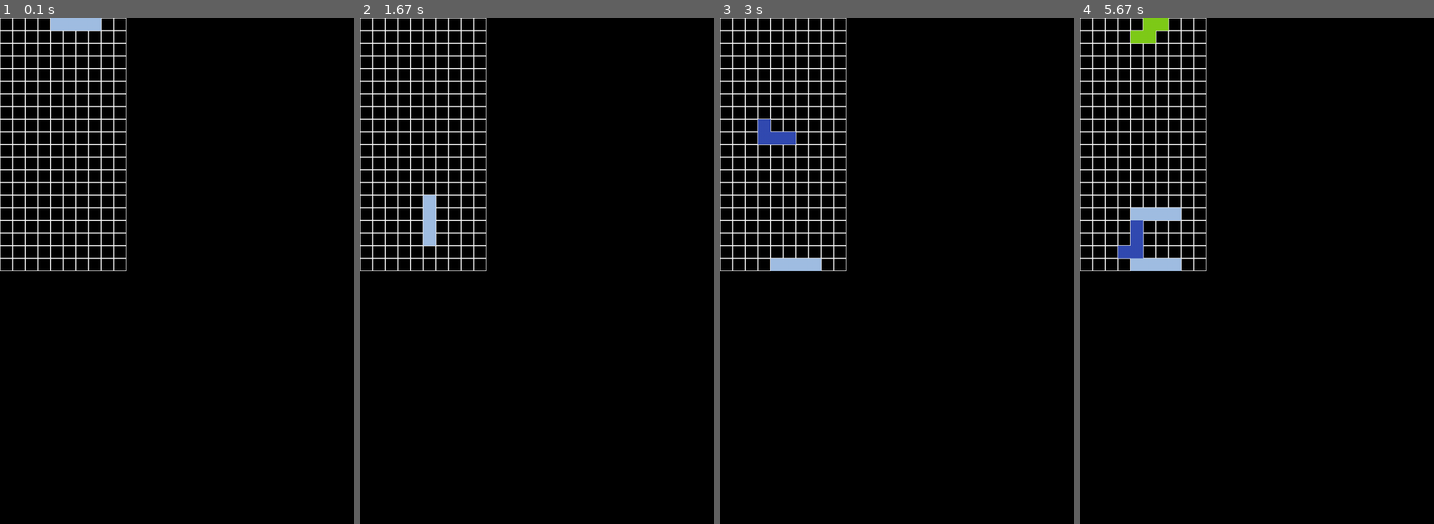
Above: before the commit, frames 1-4 (left to right).
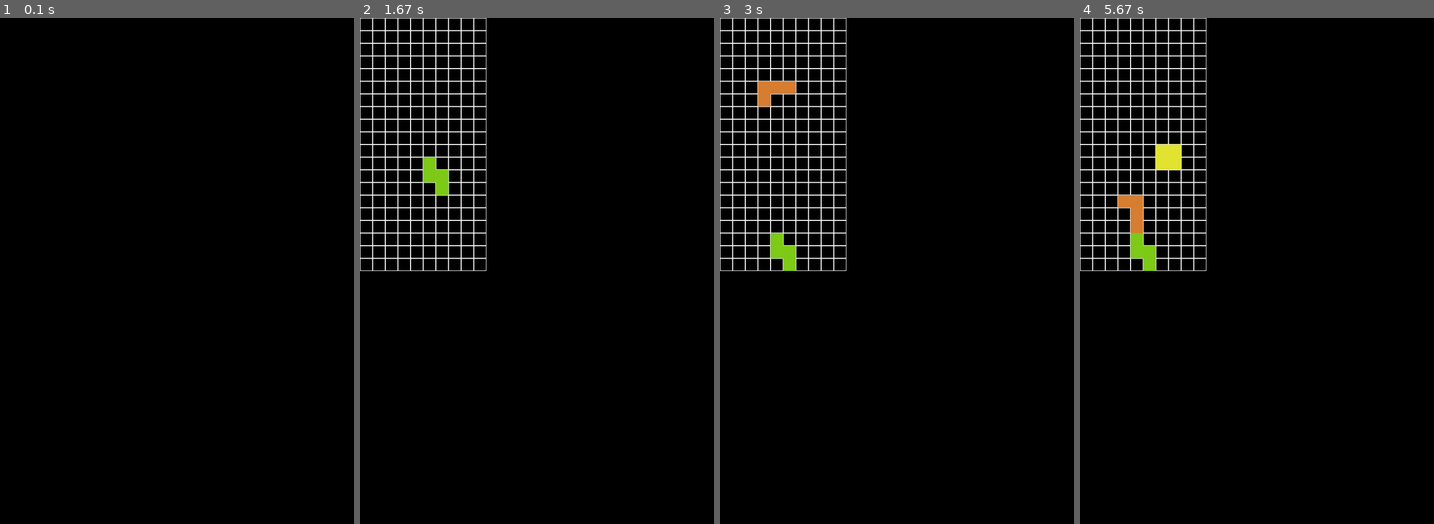
Above: after the commit, the same moments.

Repository: ao-u/pygame-tetris
Game: pygame game, started from tetris/Main/main.py
Same seed, same stepped clock (60 frames per second), same inputs: the game is played once before the commit and once after it.
Inputs:
- Up to frame 1 (0.1 s): no input
- Up to frame 2 (1.67 s): hold Up 0.33-0.8 s; hold Down 0.83-1.13 s; hold Up 1.17-1.53 s; hold Down from 1.57 s (still down)
- Up to frame 3 (3 s): release Down at 1.93 s; hold Up 1.97-2.28 s; tap A at 2.32 s; hold Down from 2.78 s (still down)
- Up to frame 4 (5.67 s): release Down at 3.1 s; hold Up 3.13-3.5 s; hold Down 3.53-3.9 s; hold Up 3.93-4.25 s; hold Down 4.28-4.6 s; hold Up 4.63-5 s; tap D at 5.43 s

The runs differ from the first frame. In frame 1, 4.0% of the frame differs, in the area x 0-36%, y 0-50%; in frame 2, 0.7%; in frame 3, 1.4%; in frame 4, 2.1%.

Commit message:
Update main.py

Diff:
--- a/tetris/Main/main.py
+++ b/tetris/Main/main.py
@@ -12,8 +12,8 @@
 scale = 25
 tick = 0
 
-#       0    1    2    3    4    5    6
-#bag =["I", "J", "L", "O", "S", "T", "Z"]
+#       0I    1J    2L    3O    4S    5T    6Z
+bag =[0, 1, 2, 3, 4, 5, 6]
 
 currentPeice = Peice(0, 0, 0, 0, [])
 
@@ -21,7 +21,9 @@
 
 delayperkey = [0, 0, 0, 0]
 
-delay = 250
+delay = 150
+
+ticks = 120
 
 
 #colors for each peice
@@ -30,10 +32,12 @@
     (51, 76, 178),
     (216, 127, 51),
     (229, 229, 51),
-    (127, 204, 25)
+    (127, 204, 25),
+    (197, 66, 245),
+    (200, 0, 0)
 )
 #rotation matrices for each peice
-R = (
+R =     (
     (
         #I, 0
         (-1, 0, 0, 0, 1, 0, 2, 0),
@@ -71,10 +75,17 @@
     ),
     (
         #T, 5
-        (-1, 1, -1, 0, 0, 0, 0, -1),
-        (1, 1, 0, -1, 0, 0, 1, 0),
-        (-1, 1, 0, 1, 0, 0, 1, 0),
-        (-1, -1, -1, 0, 0, 0, 0, 1)
+        (1, 0, -1, 0, 0, 0, 0, -1),
+        (0, 1, 0, -1, 0, 0, 1, 0),
+        (-1, 0, 0, 1, 0, 0, 1, 0),
+        (0, -1, -1, 0, 0, 0, 0, 1)
+    ),
+    (
+        #Z, 6
+        (1, 0, -1, -1, 0, 0, 0, -1),
+        (0, 1, 1, -1, 0, 0, 1, 0),
+        (-1, 0, 0, 1, 0, 0, 1, 1),
+        (0, -1, -1, 0, 0, 0, -1, 1)
     )
 )
 
@@ -159,7 +170,7 @@
         delayperkey[3] = tick + delay
 
     tick+=1
-    if tick % 100 == 0:
+    if tick % ticks == 0:
 
         #fill bg with nothing
         win.fill((0, 0, 0))
@@ -174,6 +185,24 @@
             updateCurrentPeiceBlocks()
             makeDeadPeice(currentPeice)
             newpeice = True
+
+
+        #create new peice if needed
+        if newpeice:
+            currentPeice.x = 5
+            currentPeice.y = 0
+            currentPeice.r = 0
+
+            bagchoice = random.choice(bag)
+            bag.remove(bagchoice)
+            currentPeice.tipe = bagchoice
+            if len(bag) == 0:
+                bag = [0, 1, 2, 3, 4, 5, 6]
+            updateCurrentPeiceBlocks()
+            #makePeice(peices[-1])
+            #random.choice(bag)
+            newpeice = False
+
 
         #clear lines
         lineClearer = [ [] for _ in range(20)]
@@ -193,16 +222,7 @@
 
 
 
-        #create new peice if needed
-        if newpeice:
-            currentPeice.x = 5
-            currentPeice.y = 0
-            currentPeice.r = 0
-            currentPeice.tipe = random.randint(0, 4)
-            updateCurrentPeiceBlocks()
-            #makePeice(peices[-1])
-            #random.choice(bag)
-            newpeice = False
+
 
 
 
